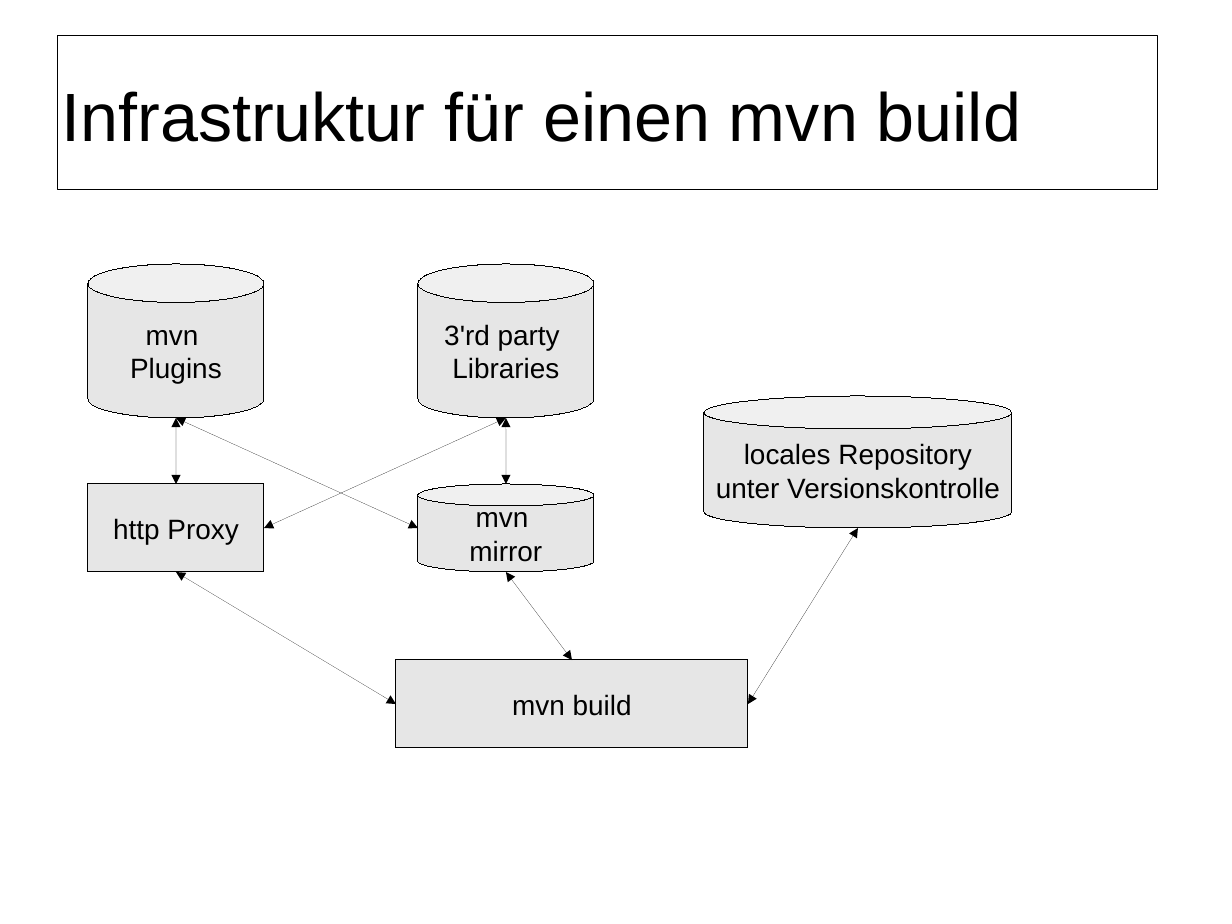
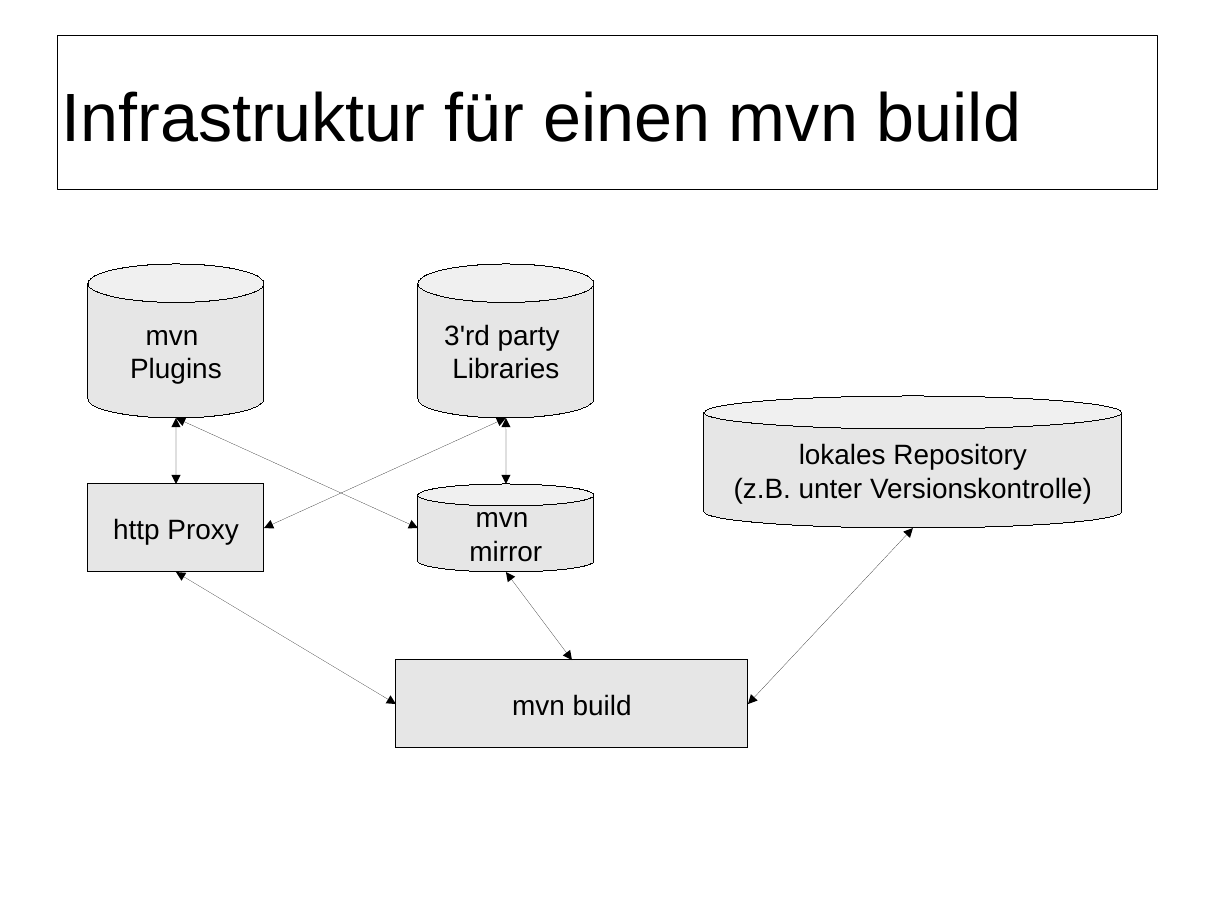
Before and after one commit to herrwieger/experttrainingbuildsystems, a slide deck: slide 15 of praesentationen/maven2.odp (slide 16 before the commit). Drawn at 1232x924 pixels with LibreOffice and Linux fonts; fonts in the diff are those of the drawing; background and template pictures are left out. Boxes give left, top, right and bottom in pixels: in the first picture for what was removed or moved away, otherwise in the second. Text is boxed around its words. In the diff, an @@ line names an element or a change of style, - is before the commit and + after.

```diff
--- a/praesentationen/maven2.odp
+++ b/praesentationen/maven2.odp
@@ cylinder "lokales Repository": place and size @@
-cylinder "lokales Repository" at [704,396,1013,528]
+cylinder "lokales Repository" at [704,396,1122,528]
@@ text in cylinder at [734,443,1092,503]: text changed @@
-locales Repository
-unter Versionskontrolle
+lokales Repository
+(z.B. unter Versionskontrolle)
@@ double arrow moved from (859, 528) - (748, 704) to (913, 528) - (748, 704) @@
```
Also in this commit, not shown: 10 other slides changed, 1 slide added, 1 slide removed.
